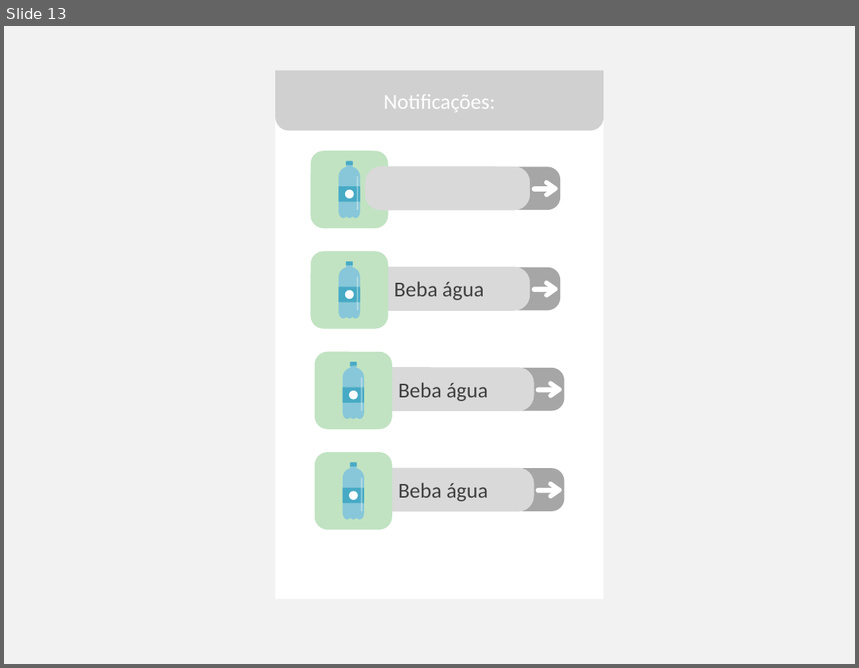
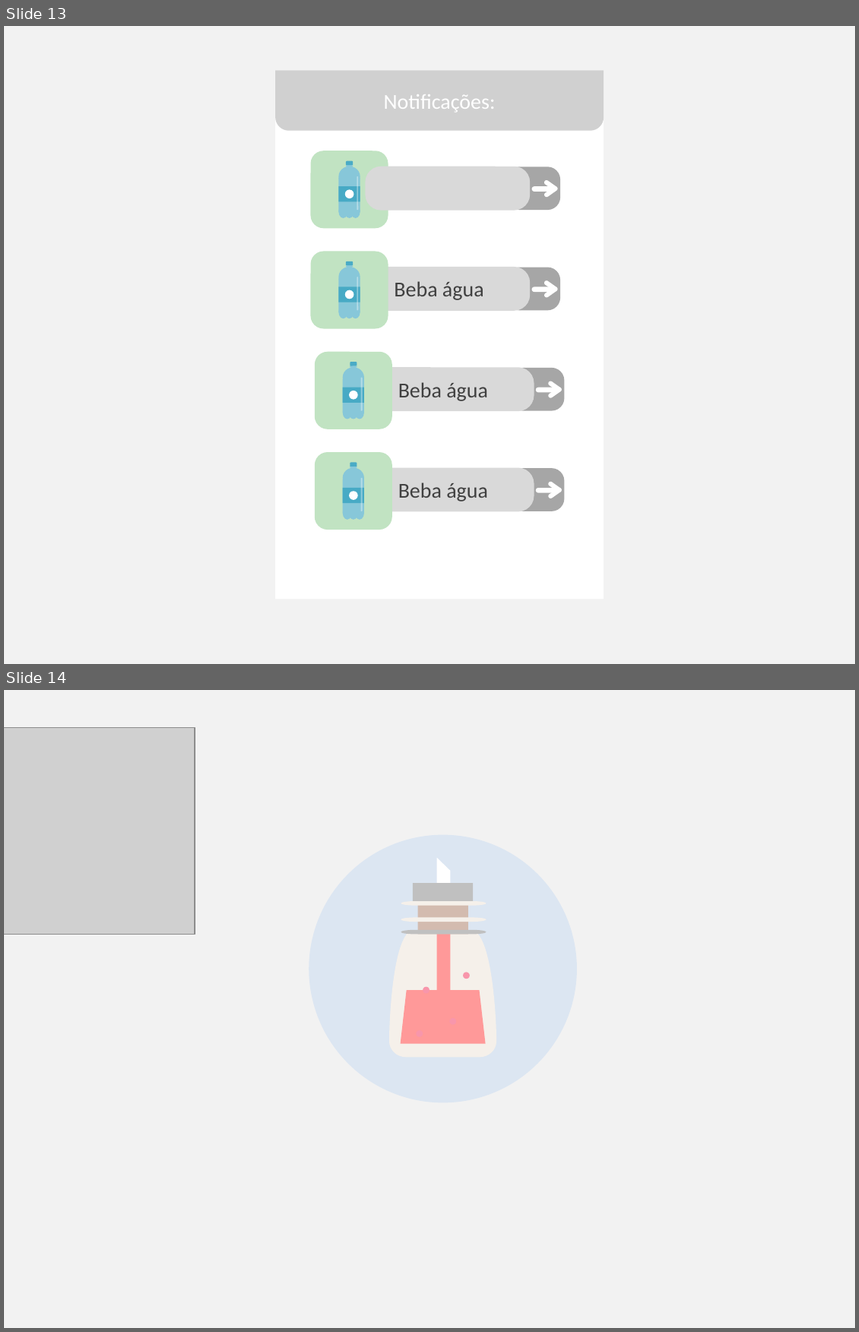
Before and after one commit to DudaElias/NewLife, a slide deck: design.pptx. Shown one above the other, each under a label of ours: slide 13 before the commit, slides 13 and 14 after it. The pictures are 859x668 and 859x1332 pixels, drawn with LibreOffice and Linux fonts; fonts in the diff are those of the drawing; grey boxes stand for pictures. Boxes give left, top, right and bottom in pixels: in the first picture for what was removed or moved away, otherwise in the second. Text is boxed around its words. In the diff, an @@ line names an element or a change of style, - is before the commit and + after.

```diff
--- a/design.pptx
+++ b/design.pptx
@@ slide 14 added at box(4, 690, 855, 1328), background #F2F2F2 @@
@@ picture added at box(4, 727, 195, 934) @@
@@ ellipse added at box(309, 834, 577, 1103), fill #DCE6F2 @@
@@ freeform shape added at box(437, 858, 451, 901), fill #FFFFFF @@
@@ rectangle added at box(413, 883, 473, 902), fill #C0C0C0 @@
@@ rectangle added at box(417, 884, 468, 934), fill #D3BBAF @@
@@ pill shape added at box(401, 917, 487, 922), fill #F5F0EA @@
@@ pill shape added at box(401, 901, 487, 905), fill #F5F0EA @@
@@ freeform shape added at box(389, 933, 496, 1057), fill #F5F0EA @@
@@ pill shape added at box(401, 930, 487, 934), fill #C0C0C0 @@
@@ rectangle added at box(437, 934, 451, 1004), fill #FF9999 @@
@@ ellipse added at box(463, 973, 470, 980), fill #F896AB @@
@@ trapezoid added at box(401, 990, 486, 1044), fill #FF9999 @@
@@ ellipse added at box(423, 987, 430, 994), fill #F896AB @@
@@ ellipse added at box(416, 1030, 423, 1037), fill #F896AB @@
@@ ellipse added at box(450, 1018, 457, 1025), fill #F896AB @@
```
Also in this commit, not shown: 1 slide changed, 44 other files.
